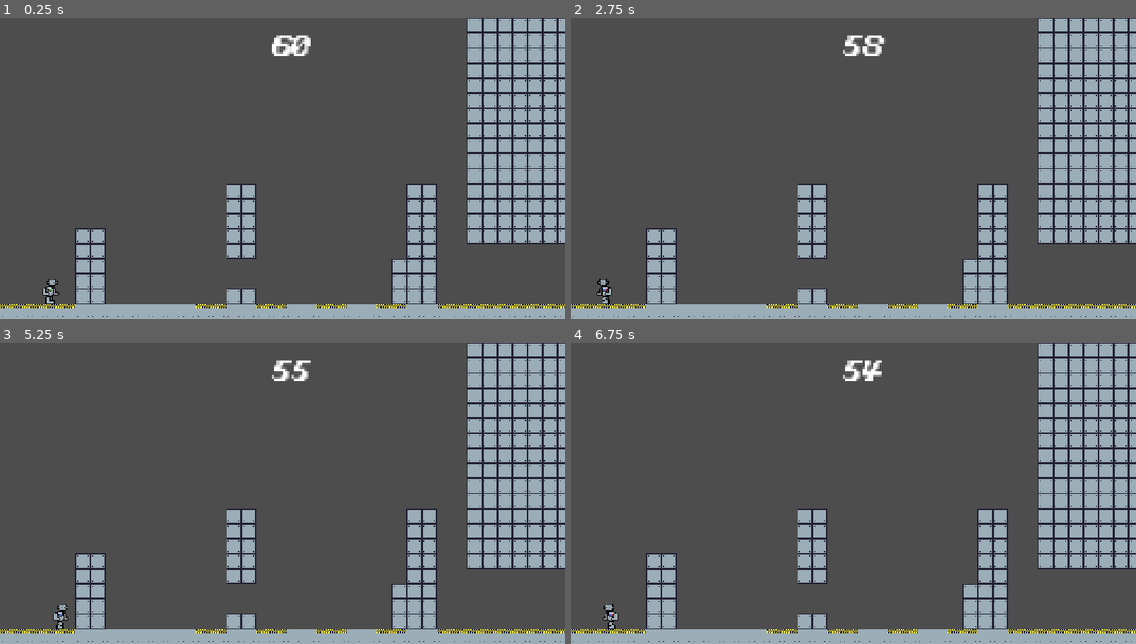
Above: before the commit, frames 1-4 (two rows, left to right).
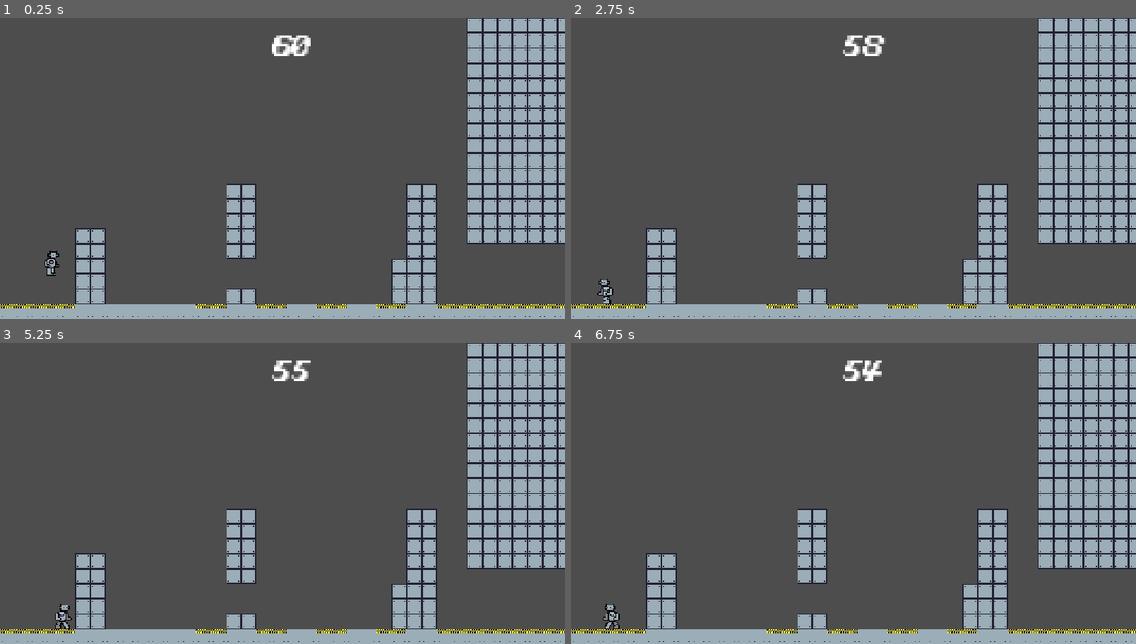
Above: after the commit, the same moments.

Repository: Gamnraa/GMTK2026
Game: Godot game, scene res://MainScene.tscn
Two runs of this game, one before a commit and one after it. Both use one fixed random seed, a clock stepped at 60 frames per second and the inputs below. The engine's default icon, where the game draws it, is replaced by a stand-in: a white triangle on a blue panel in a dark square.
Inputs:
- Up to frame 1 (0.25 s): no input
- Up to frame 2 (2.75 s): tap Enter (ui_accept) at 0.5 s; hold S (ground_pound) 0.53-1.28 s; hold D (right) 0.53-2.03 s; tap Space (jump) at 0.77, 1.52 s; tap S (ground_pound) at 1.35 s; hold A (left) from 2.03 s (still down); hold S (ground_pound) from 2.03 s (still down)
- Up to frame 3 (5.25 s): release A (left) at 2.78 s; release S (ground_pound) at 2.78 s; hold D (right) 2.78-4.28 s; tap S (ground_pound) at 2.85, 4.35 s; tap Space (jump) at 3.02, 3.77, 4.52 s; hold S (ground_pound) 3.53-4.28 s; hold A (left) 4.28-5.03 s; tap Enter (ui_accept) at 5 s; hold D (right) from 5.03 s (still down); hold S (ground_pound) from 5.03 s (still down)
- Up to frame 4 (6.75 s): release D (right) at 5.78 s; release S (ground_pound) at 5.78 s; hold A (left) from 5.78 s (still down); tap S (ground_pound) at 5.85 s; tap Space (jump) at 6.02 s; tap Enter (ui_accept) at 6.5 s; hold S (ground_pound) from 6.53 s (still down)

The runs differ from the first frame. In frame 1, 0.3% of the frame differs, in the area x 7-11%, y 77-96%; in frame 2, less than 0.1%; in frame 3, 0.1%; in frame 4, 0.1%.

Commit message:
Update start pos

Diff:
--- a/gmtk-2026/MainScene.tscn
+++ b/gmtk-2026/MainScene.tscn
@@ -17,7 +17,7 @@
 
 [node name="Player" parent="." unique_id=1289754895 instance=ExtResource("3_rpqi1")]
 process_mode = 1
-position = Vector2(107, 601)
+position = Vector2(110, 495)
 
 [node name="Level" type="TileMapLayer" parent="." unique_id=1095661904]
 tile_set = ExtResource("3_uxrcv")
